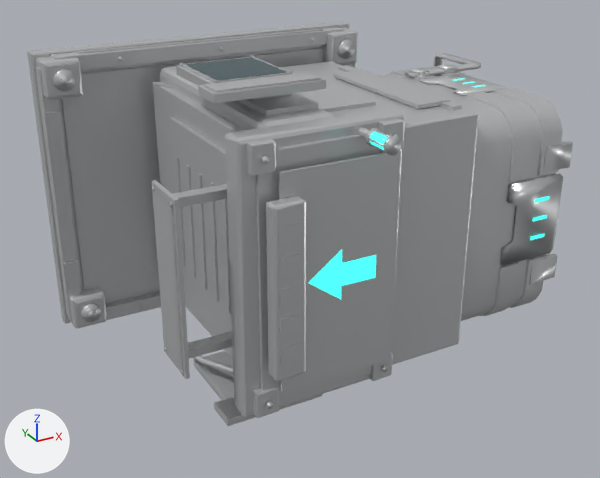
A saved change to the OBJ model assets/models/lods/SM_TeleporterItemInput_LOD2.obj.
Both versions are drawn from a camera (50 mm lens) standing at (-330.0, -791.0, 287.0) and looking at (15.0, -163.0, -27.0). The axes (+X, +Y, +Z) are drawn at lower left. The lights are the same throughout. The picture after the commit comes second. Where no turn or scale is listed for an object, it has been applied to the vertices.

The first picture shows 'SM_TeleporterItemInput.001'.
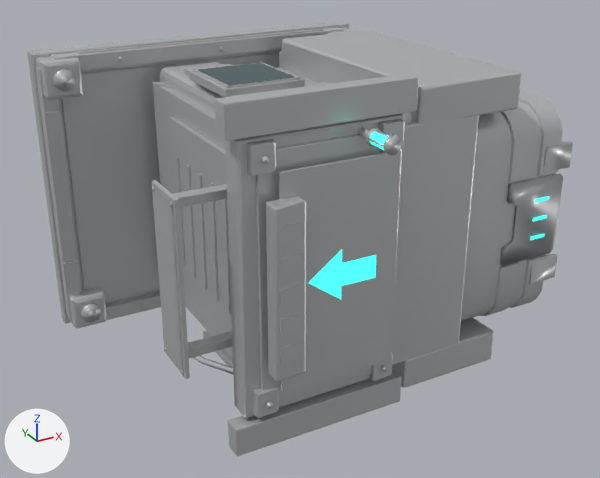
The change, as a list of edits to the scene's bpy script:
```text
Change me_sm_teleporteriteminput_001:
    used by ob_sm_teleporteriteminput_001; location = (0.0, 0.0, 0.0)
    remove me_sm_teleporteriteminput_001.from_pydata(...)  # 3435 vertices, 5872 faces, 13 loose edges; spans x -180.0..253.0, y -323.0..0.0, z -146.0..146.0
    add me_sm_teleporteriteminput_001.from_pydata(...)  # 3508 vertices, 6000 faces, 13 loose edges; spans x -180.0..253.0, y -323.0..0.0, z -146.0..146.0
    me_sm_teleporteriteminput_001 part 1: the loose piece of 16 vertices spanning x -86.0..40.0, y -285.0..-275.0, z -108.0..108.0 is copied, and the copy is scaled about its middle by (1.29, 1.83, 0.118), then moved by (-7.0, 2.0, -133.0); it spans x -111.0..51.0, y -286.0..-270.0, z -146.0..-120.0
    me_sm_teleporteriteminput_001 part 2: the loose piece of 16 vertices spanning x -86.0..40.0, y -285.0..-275.0, z -108.0..108.0 is copied, and the copy is scaled about its middle by (1.29, 1.83, 0.118), then moved by (-7.0, 2.0, 133.0); it spans x -111.0..51.0, y -286.0..-270.0, z 120.0..146.0
    me_sm_teleporteriteminput_001 part 3: the loose piece of 12 vertices spanning x -91.0..-19.0, y -223.0..-145.0, z -144.0..-136.0 is moved by (21.0, 26.0, 11.0)
    me_sm_teleporteriteminput_001 part 4: the loose piece of 12 vertices spanning x -91.0..-19.0, y -223.0..-145.0, z 136.0..144.0 is moved by (21.0, 26.0, -12.0)
    me_sm_teleporteriteminput_001 part 5: the loose piece of 8 vertices spanning x -87.0..-23.0, y -219.0..-149.0, z 143.0..145.0 is moved by (21.0, 26.0, -11.0)
    me_sm_teleporteriteminput_001 part 6: the loose piece of 4 vertices spanning x -85.0..-25.0, y -217.0..-151.0, z 145.0 is moved by (21.0, 26.0, -12.0)
    me_sm_teleporteriteminput_001 part 7: the loose piece of 12 vertices spanning x -102.0..-8.0, y -249.0..-219.0, z -144.0..-136.0 is moved by (21.0, 0.0, 12.0)
    me_sm_teleporteriteminput_001 part 8: the loose piece of 12 vertices spanning x -102.0..-8.0, y -249.0..-219.0, z 136.0..144.0 is moved by (21.0, 0.0, -12.0)
    me_sm_teleporteriteminput_001 part 9: the loose piece of 8 vertices spanning x -98.0..-12.0, y -246.0..-224.0, z 144.0..145.0 is moved by (21.0, 0.0, -11.0)
    me_sm_teleporteriteminput_001 part 10: a new loose piece of 30 vertices spanning x 56.0..160.0, y -282.0..-50.0, z -138.0..-106.0, in mat_factory (light grey #c8cacb)
    me_sm_teleporteriteminput_001 part 11: a new loose piece of 30 vertices spanning x 56.0..160.0, y -282.0..-50.0, z 106.0..138.0, in mat_factory (light grey #c8cacb)
    me_sm_teleporteriteminput_001 part 12: a new loose piece of 28 vertices spanning x 57.0..159.0, y -68.0..-44.0, z -125.0..125.0, in mat_factory (light grey #c8cacb)
    me_sm_teleporteriteminput_001 part 13: 2 vertices moved from x -39.0..139.0, y -83.0, z -48.0..48.0 to x -38.0..138.0, y -83.0, z -50.0..50.0; 84 vertices removed from x -84.0..194.0, y -305.0..-66.0, z -121.0..109.0; 82 vertices added at x -82.0..194.0, y -305.0..-68.0, z -134.0..134.0
    other edits to the shape of me_sm_teleporteriteminput_001 do not show in these pictures
```

What differs and where, as boxes (x1, y1, x2, y2) in the pictures (600 x 478 px; the box of a moved part takes in the faces that stretch with it):
'SM_TeleporterItemInput.001', reshaped (7% taller): before (27, 22, 573, 426); after (27, 22, 573, 456)
part 1 of me_sm_teleporteriteminput_001, added: after (228, 369, 401, 456)
part 2 of me_sm_teleporteriteminput_001, added: after (214, 74, 419, 141)
part 3 of me_sm_teleporteriteminput_001, moved or reshaped (mostly hidden afterwards): before (194, 351, 234, 400); after (203, 331, 233, 367)
part 4 of me_sm_teleporteriteminput_001, moved or reshaped: before (176, 58, 294, 86); after (189, 63, 305, 97)
part 5 of me_sm_teleporteriteminput_001, moved or reshaped: before (181, 57, 292, 83); after (194, 62, 299, 88)
part 6 of me_sm_teleporteriteminput_001, moved or reshaped: before (185, 57, 287, 80); after (198, 63, 294, 85)
part 7 of me_sm_teleporteriteminput_001, moved or reshaped (not visible afterwards): before (214, 394, 322, 426)
part 8 of me_sm_teleporteriteminput_001, moved or reshaped (not visible afterwards): before (198, 78, 326, 103)
part 9 of me_sm_teleporteriteminput_001, moved or reshaped: before (204, 72, 321, 92); after (235, 83, 331, 96)
part 10 of me_sm_teleporteriteminput_001, added: after (392, 318, 494, 388)
part 11 of me_sm_teleporteriteminput_001, added: after (282, 30, 522, 124)
part 12 of me_sm_teleporteriteminput_001, added (mostly hidden): after (279, 51, 282, 68)
part 13 of me_sm_teleporteriteminput_001, moved or reshaped: before (201, 110, 547, 381); after (201, 61, 547, 381)
